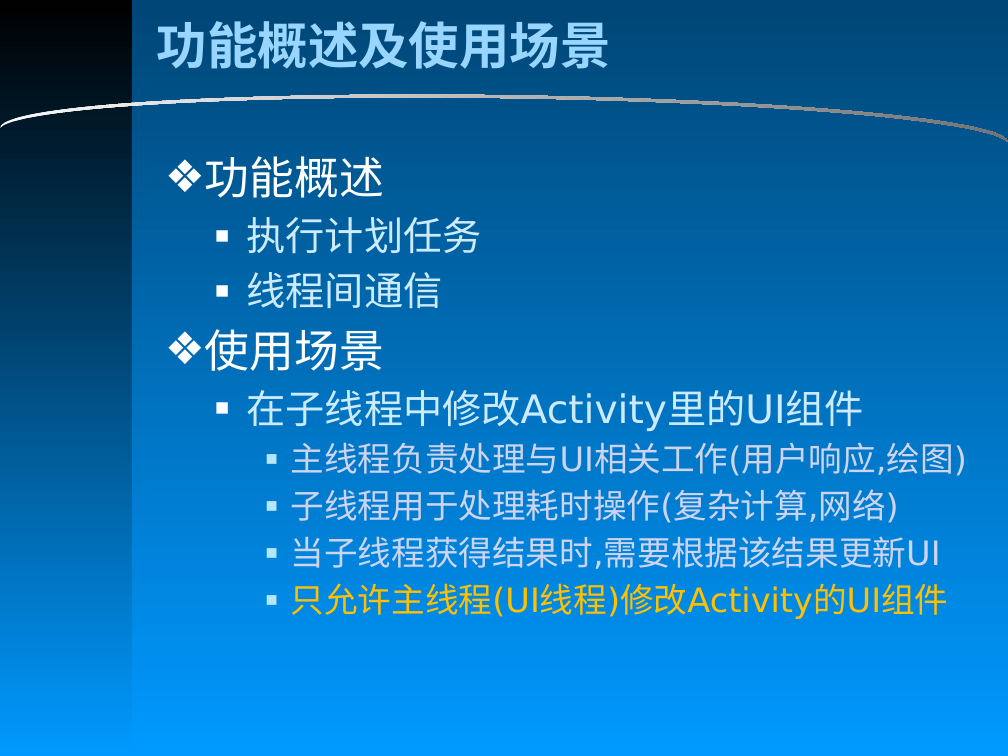
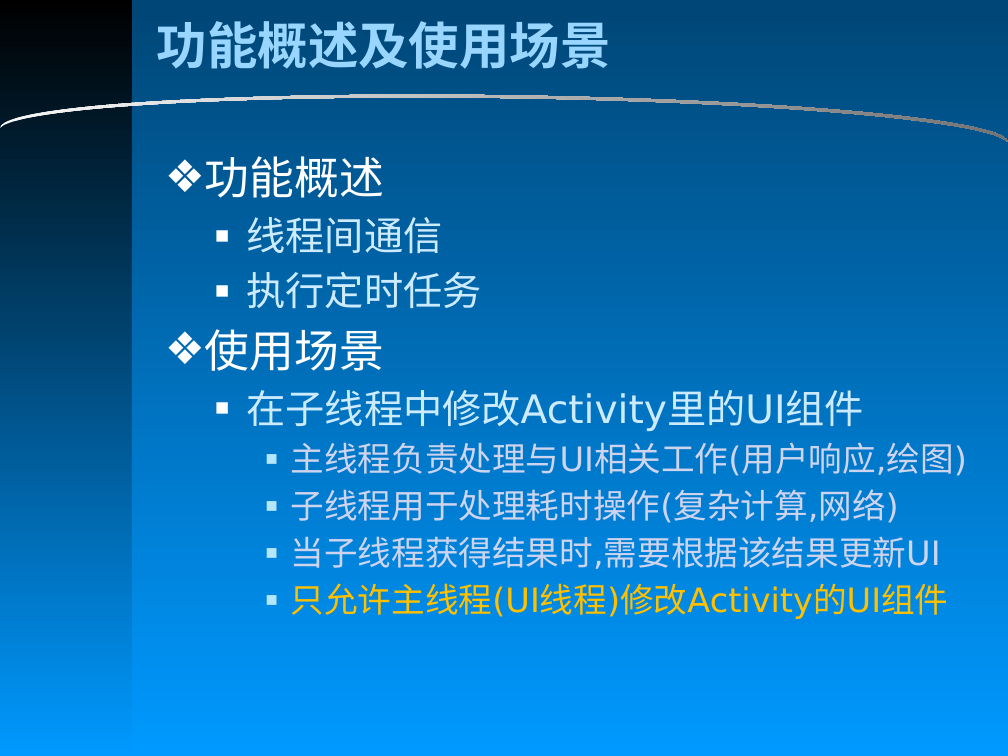
Before and after one commit to CiLiNet-Android/courseware, a slide deck: slide 3 of Android异步通信/Handler消息传递机制/Handler消息传递机制.pptx. Drawn at 1008x756 pixels with LibreOffice and Linux fonts; fonts in the diff are those of the drawing. Boxes give left, top, right and bottom in pixels: in the first picture for what was removed or moved away, otherwise in the second. Text is boxed around its words. In the diff, an @@ line names an element or a change of style, - is before the commit and + after.

```diff
--- a/Android异步通信/Handler消息传递机制/Handler消息传递机制.pptx
+++ b/Android异步通信/Handler消息传递机制/Handler消息传递机制.pptx
@@ text at (x1=247, y1=217, x2=482, y2=254): paragraph removed @@
-  ■ 执行计划任务
@@ text at (x1=247, y1=272, x2=482, y2=309): paragraph added @@
+  ■ 执行定时任务
```
Also in this commit, not shown: 38 other files.
